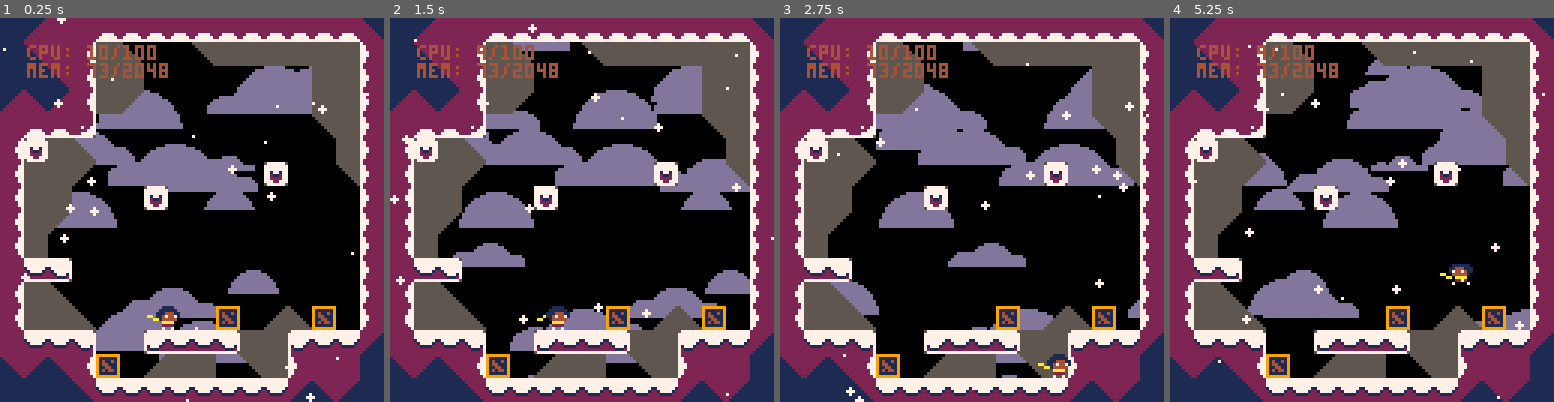
Above: before the commit, frames 1-4 (left to right).
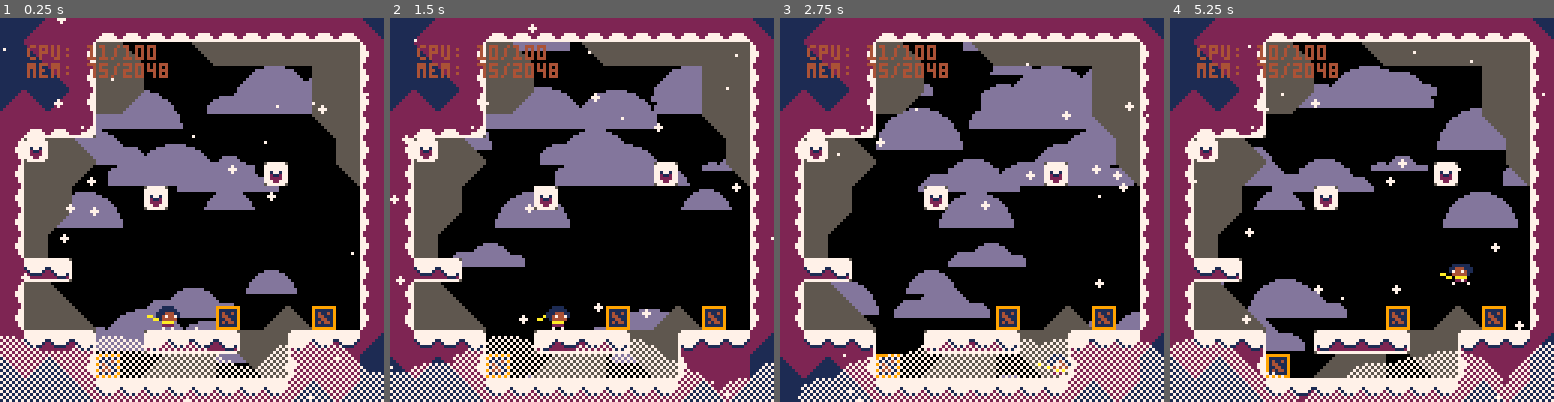
Above: after the commit, the same moments.

Repository: ExOK/Celeste2
Game: PICO-8 cartridge celeste2.p8
Two runs of this game, one before a commit and one after it. Both use one fixed random seed, a clock stepped at 60 frames per second and the inputs below.
Inputs:
- Up to frame 1 (0.25 s): no input
- Up to frame 2 (1.5 s): tap X (X key) at 0.33, 1.07 s; tap O (Z key) at 0.7 s
- Up to frame 3 (2.75 s): hold Right 1.6-2.1 s; tap O (Z key) at 1.7, 2.1, 2.5 s; tap X (X key) at 1.85 s; hold Up 2.15-2.42 s; hold Right from 2.47 s (still down)
- Up to frame 4 (5.25 s): tap O (Z key) every 0.4 s from 2.9 to 4.9 s; tap X (X key) at 2.97, 4.08, 5.2 s; release Right at 3.03 s; hold Left 3.08-3.58 s; hold Down 3.63-3.97 s; hold Right 4.02-4.68 s; hold Up 4.73-5.03 s; hold Left from 5.08 s (still down)

The runs differ from the first frame. In frame 1, 8.1% of the frame differs, in the area x 0-100%, y 7-100%; in frame 2, 13%; in frame 3, 18%, in the area x 4-100%, y 7-100%; in frame 4, 14%.

Commit message:
clouds maybe??

Diff:
--- a/celeste2.p8
+++ b/celeste2.p8
@@ -124,7 +124,7 @@
 	local cc = 13
 	for i=0,#clouds do
 		local c = clouds[i]
-		local x = (c.x - c.s / 2) % (128 + c.s)
+		local x = c.x % (128 + c.s) - c.s / 2
 		local y = c.y
 		clip(x - c.s / 2, y - c.s / 2, c.s, c.s / 2)
 		circfill(x, y, c.s / 3, cc)
@@ -152,6 +152,27 @@
 		snow[i].x += (4 - i % 4)
 		snow[i].y += sin(time() * 0.25 + i * 0.1)
 	end
+
+	-- draw clouds
+	fillp(0b0101101001011010.1)
+	local cc = 7
+	for i=0,#clouds/2 do
+		local c = clouds[i]
+		local s = c.s * 1.5
+		local x = c.x % (128 + s) - s / 2
+		local y = 129
+		clip(x - s / 2, y - s / 2, s, s / 2)
+		circfill(x, y, s / 3, cc)
+		if (i % 2 == 0) then
+			circfill(x - s / 3, y, s / 5, cc)
+		end
+		if (i % 2 == 0) then
+			circfill(x + s / 3, y, s / 6, cc)
+		end
+		c.x += (4 - i % 4) * 0.25
+	end
+	clip(0,0,128,128)
+	fillp()
 
 	-- debug
 	print("cpu: " .. flr(stat(1) * 100) .. "/100", 9, 9, 4)
